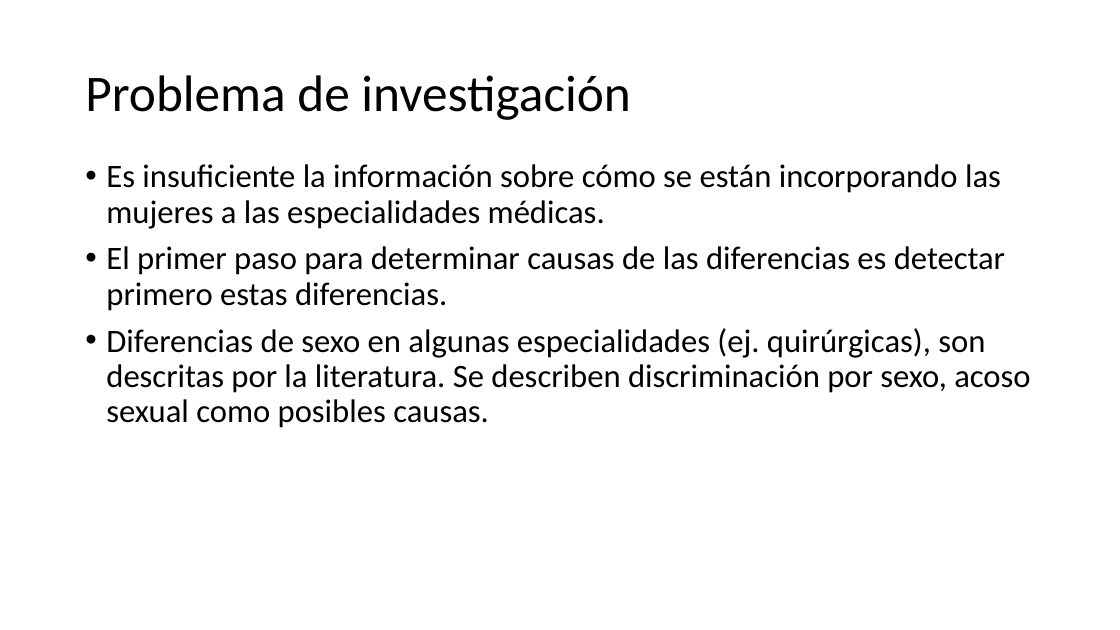
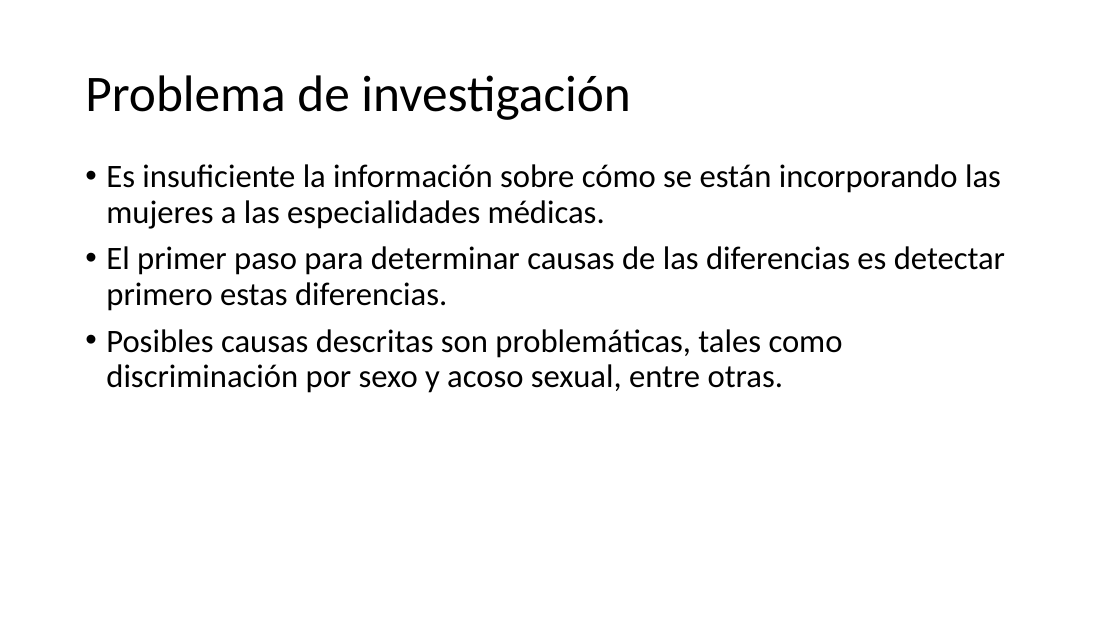
Before and after one commit to danimedi/tesis_genero_especialidades, a slide deck: slide 6 of doc/diapositivas_sustentacion_tesis.pptx. Drawn at 1120x630 pixels with LibreOffice and Linux fonts; fonts in the diff are those of the drawing; background and template pictures are left out. Boxes give left, top, right and bottom in pixels: in the first picture for what was removed or moved away, otherwise in the second. Text is boxed around its words. In the diff, an @@ line names an element or a change of style, - is before the commit and + after.

Commit message:
Minor changes to the slides for the presentation

```diff
--- a/doc/diapositivas_sustentacion_tesis.pptx
+++ b/doc/diapositivas_sustentacion_tesis.pptx
@@ text at box(106, 329, 843, 393): text changed @@
-• Diferencias de sexo en algunas especialidades (ej. quirúrgicas), son descritas por la literatura. Se describen discriminación por sexo, acoso sexual como posibles causas.
+• Posibles causas descritas son problemáticas, tales como discriminación por sexo y acoso sexual, entre otras.
```
Also in this commit, not shown: 3 other slides changed.
